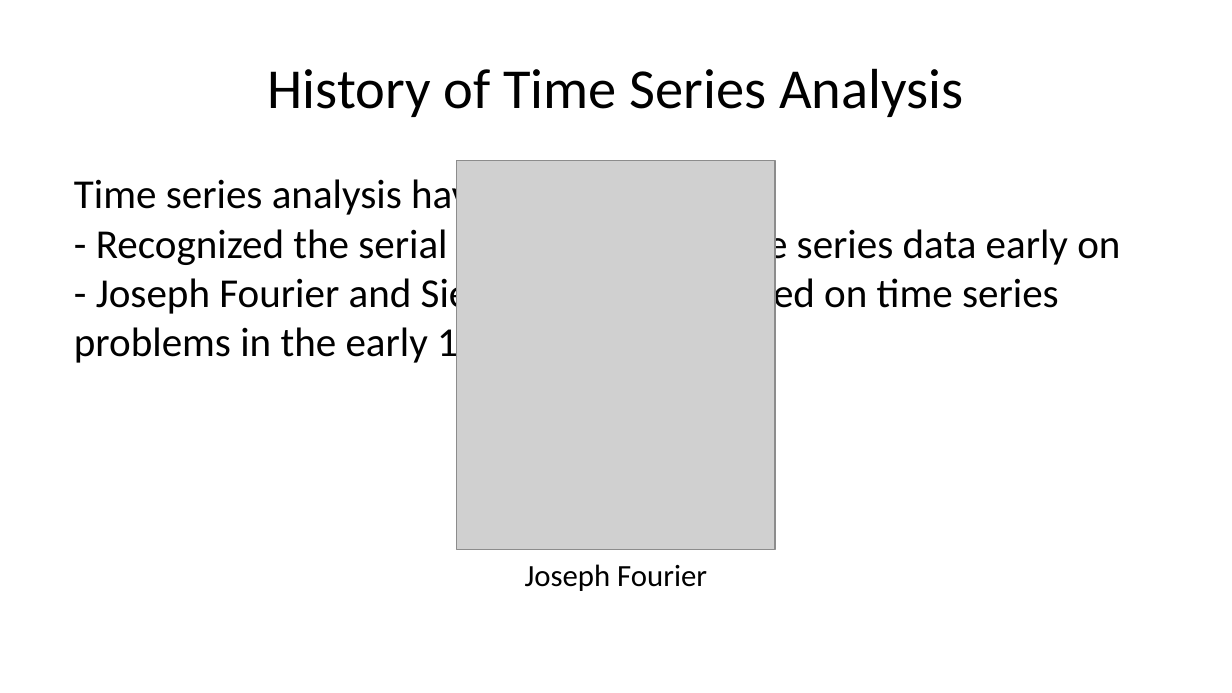
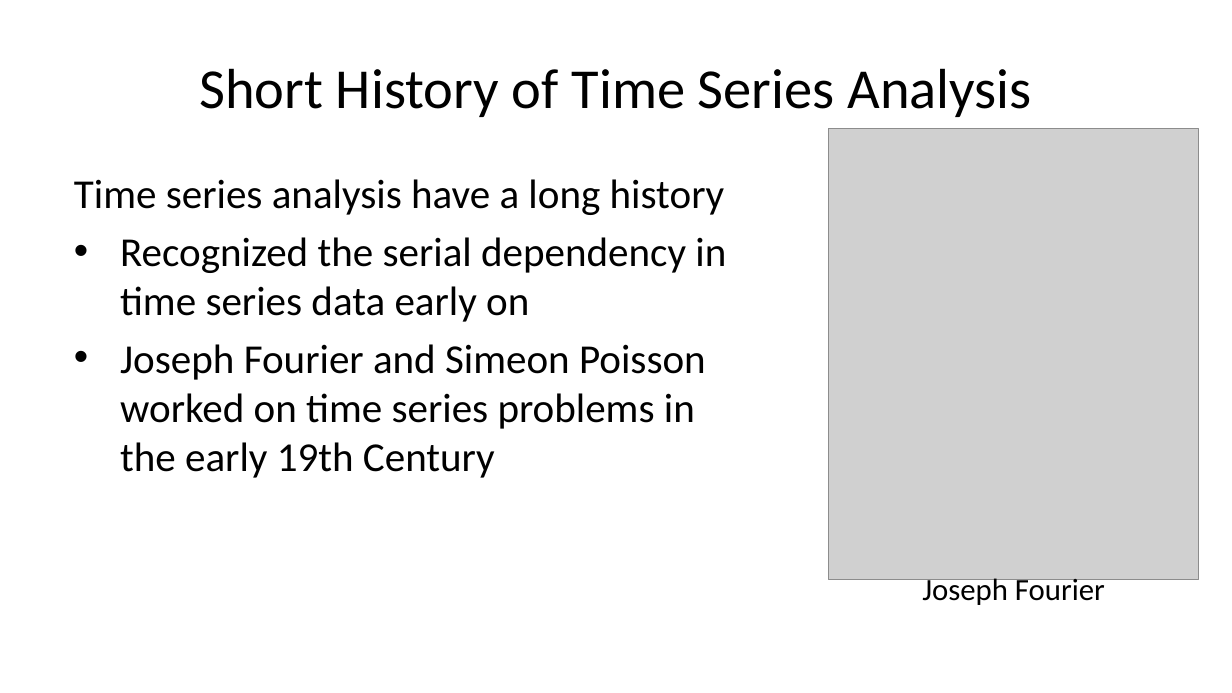
Before and after one commit to StephenElston/CSCI-E-83, a slide deck: slide 6 of LectureSlides/11_IntroductionToTimeSeries.pptx. Drawn at 1232x693 pixels with LibreOffice and Linux fonts; fonts in the diff are those of the drawing; grey boxes stand for pictures. Boxes give left, top, right and bottom in pixels: in the first picture for what was removed or moved away, otherwise in the second. Text is boxed around its words. In the diff, an @@ line names an element or a change of style, - is before the commit and + after.

```diff
--- a/LectureSlides/11_IntroductionToTimeSeries.pptx
+++ b/LectureSlides/11_IntroductionToTimeSeries.pptx
@@ title at (199, 68, 1031, 117): text changed @@
-History of Time Series Analysis
+Short History of Time Series Analysis
@@ picture: place and size @@
-picture at (457, 161, 775, 549)
+picture at (829, 128, 1199, 579)
@@ text at (74, 179, 726, 478): text changed @@
-Time series analysis have a long history
-- Recognized the serial dependency in time series data early on
-- Joseph Fourier and Siemon Poisson worked on time series problems in the early 19th Century
+Time series analysis have a long history
+• Recognized the serial dependency in time series data early on
+• Joseph Fourier and Simeon Poisson worked on time series problems in the early 19th Century
@@ text "Joseph Fourier": place and size @@
-text "Joseph Fourier" at (525, 564, 707, 591)
+text "Joseph Fourier" at (922, 575, 1105, 605)
```
Also in this commit, not shown: 18 other slides changed.
